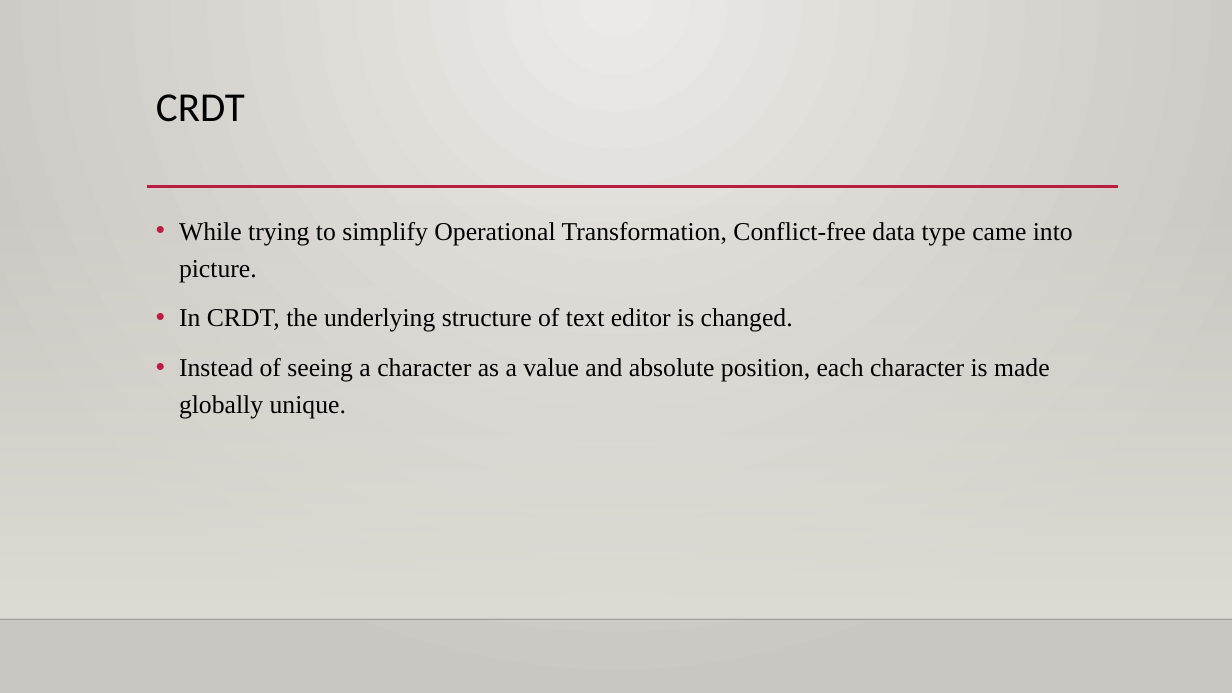
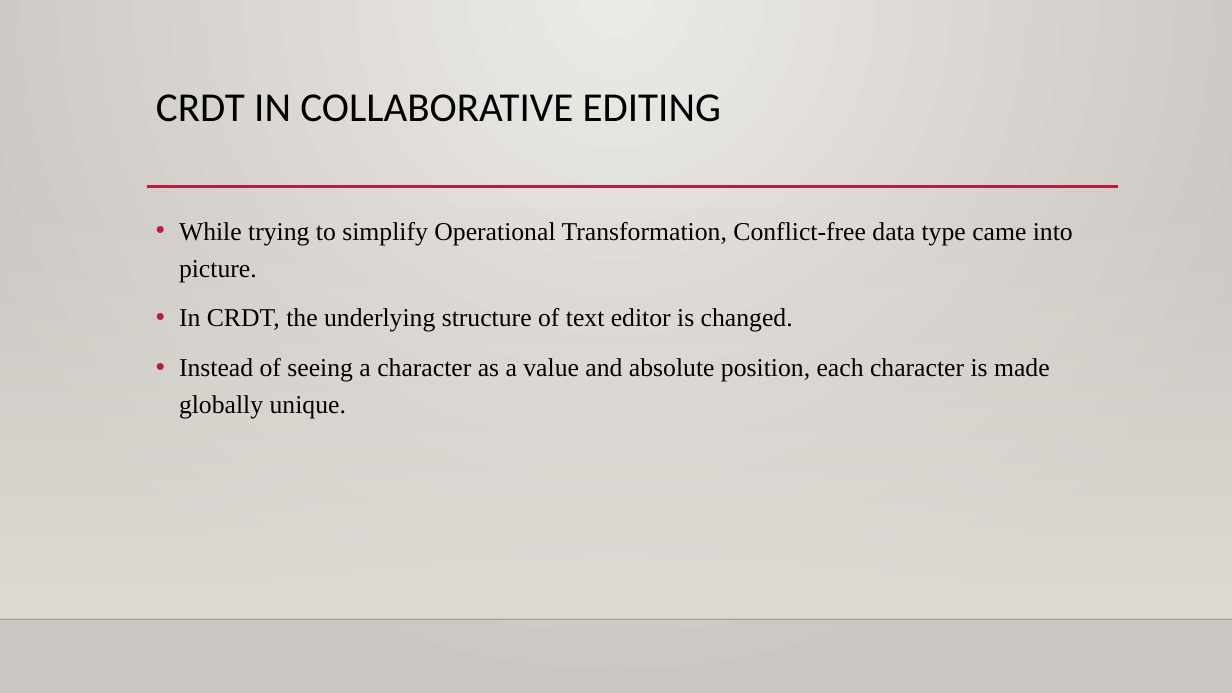
Before and after one commit to azhagumathi/task, a slide deck: slide 24 of crdt.pptx (slide 18 before the commit). Drawn at 1232x693 pixels with LibreOffice and Linux fonts; fonts in the diff are those of the drawing; background and template pictures are left out. Boxes give left, top, right and bottom in pixels: in the first picture for what was removed or moved away, otherwise in the second. Text is boxed around its words. In the diff, an @@ line names an element or a change of style, - is before the commit and + after.

```diff
--- a/crdt.pptx
+++ b/crdt.pptx
@@ title at [156,94,721,122]: text changed @@
-CRDT
+CRDT IN COLLABORATIVE EDITING
```
Also in this commit, not shown: 7 other slides changed, 9 slides added, 3 slides removed.
